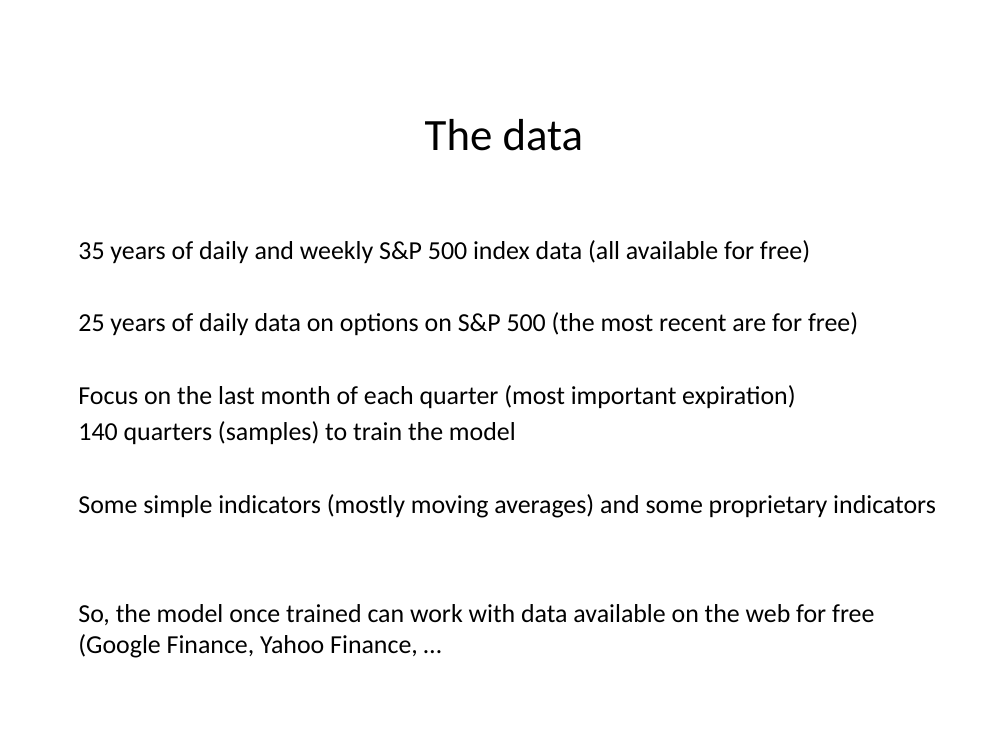
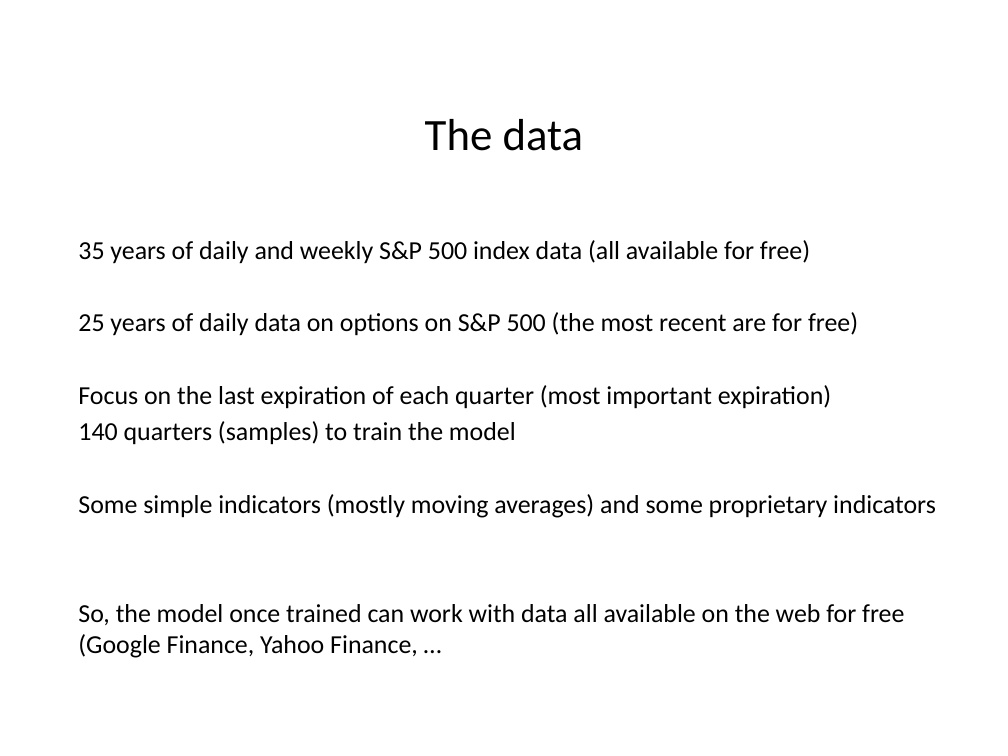
Before and after one commit to marcolunardi/metis, a slide deck: slide 2 of kojak_work/Metis Kojak.pptx. Drawn at 1008x756 pixels with LibreOffice and Linux fonts; fonts in the diff are those of the drawing. Boxes give left, top, right and bottom in pixels: in the first picture for what was removed or moved away, otherwise in the second. Text is boxed around its words. In the diff, an @@ line names an element or a change of style, - is before the commit and + after.

```diff
--- a/kojak_work/Metis Kojak.pptx
+++ b/kojak_work/Metis Kojak.pptx
@@ text at <box>78,385,831,409</box>: text changed @@
-Focus on the last month of each quarter (most important expiration)
+Focus on the last expiration of each quarter (most important expiration)
@@ text at <box>78,604,904,658</box>: text changed @@
-So, the model once trained can work with data available on the web for free (Google Finance, Yahoo Finance, …
+So, the model once trained can work with data all available on the web for free (Google Finance, Yahoo Finance, …
```
Also in this commit, not shown: 4 other slides changed, 1 slide added.
